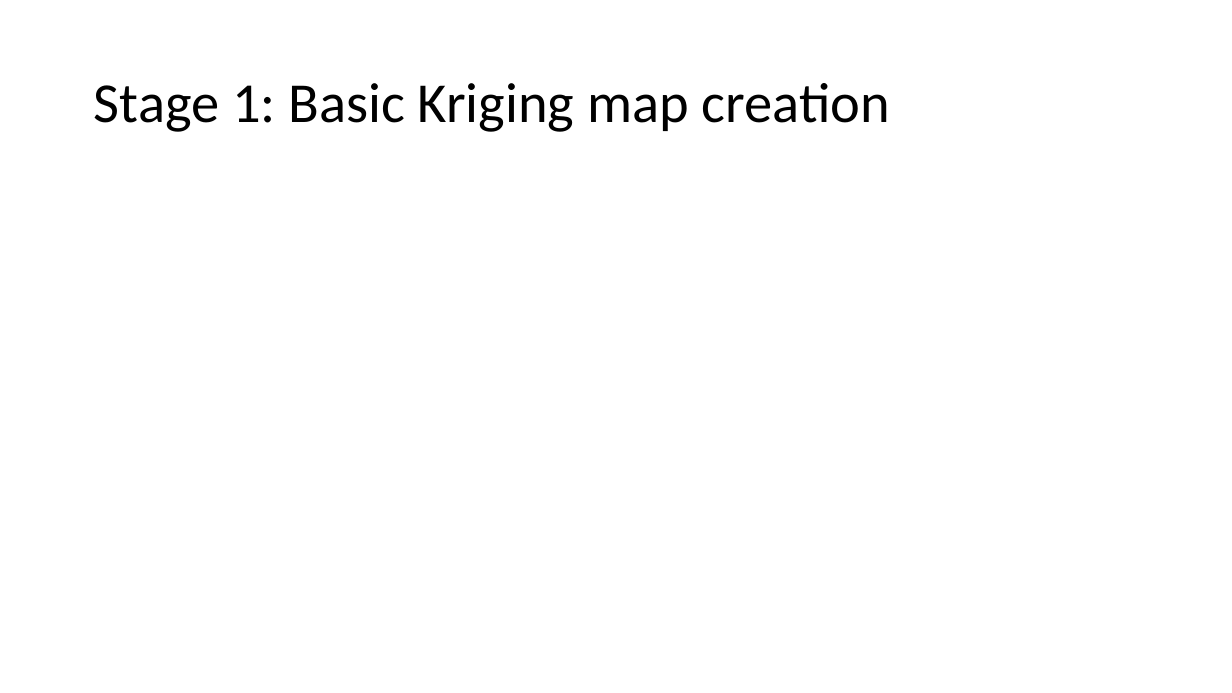
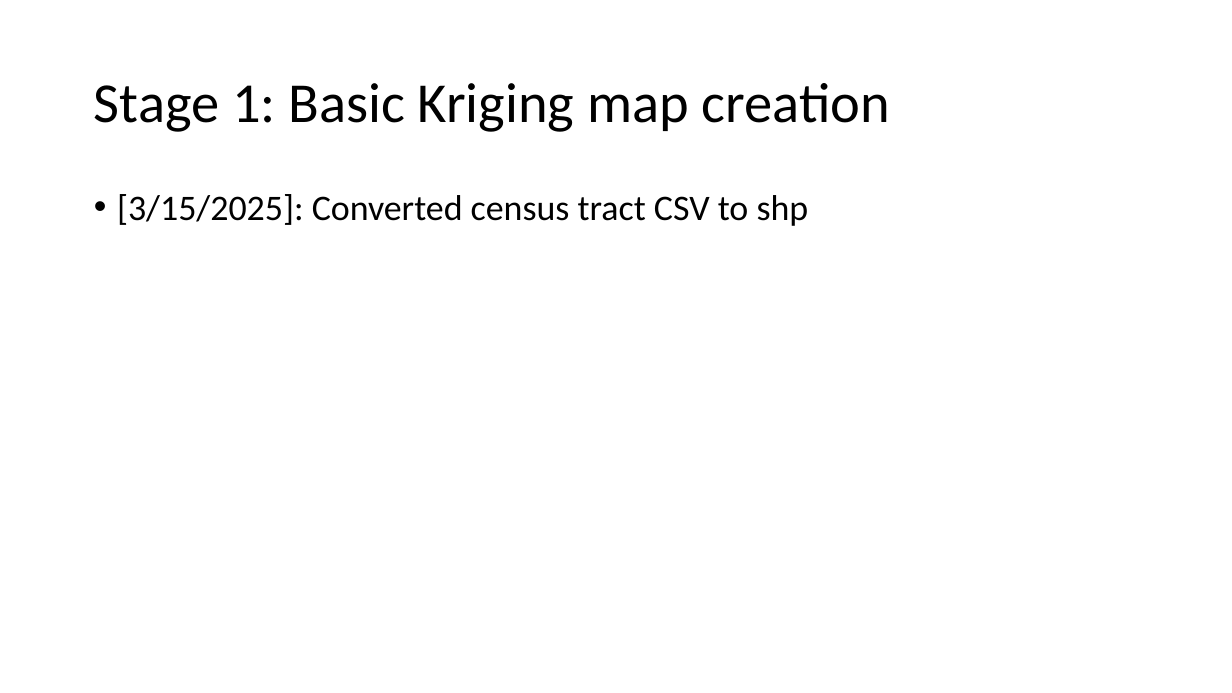
Before and after one commit to FanLukeLi/Real-time-temp-Krig-Buffalo, a slide deck: slide 4 of proposal/proposal.pptx. Drawn at 1232x693 pixels with LibreOffice and Linux fonts; fonts in the diff are those of the drawing. Boxes give left, top, right and bottom in pixels: in the first picture for what was removed or moved away, otherwise in the second. Text is boxed around its words. In the diff, an @@ line names an element or a change of style, - is before the commit and + after.

Commit message:
Logged recent changes

```diff
--- a/proposal/proposal.pptx
+++ b/proposal/proposal.pptx
@@ text added at bbox=[117, 194, 809, 226], 28 pt, text #000000 @@
+• [3/15/2025]: Converted census tract CSV to shp
```
